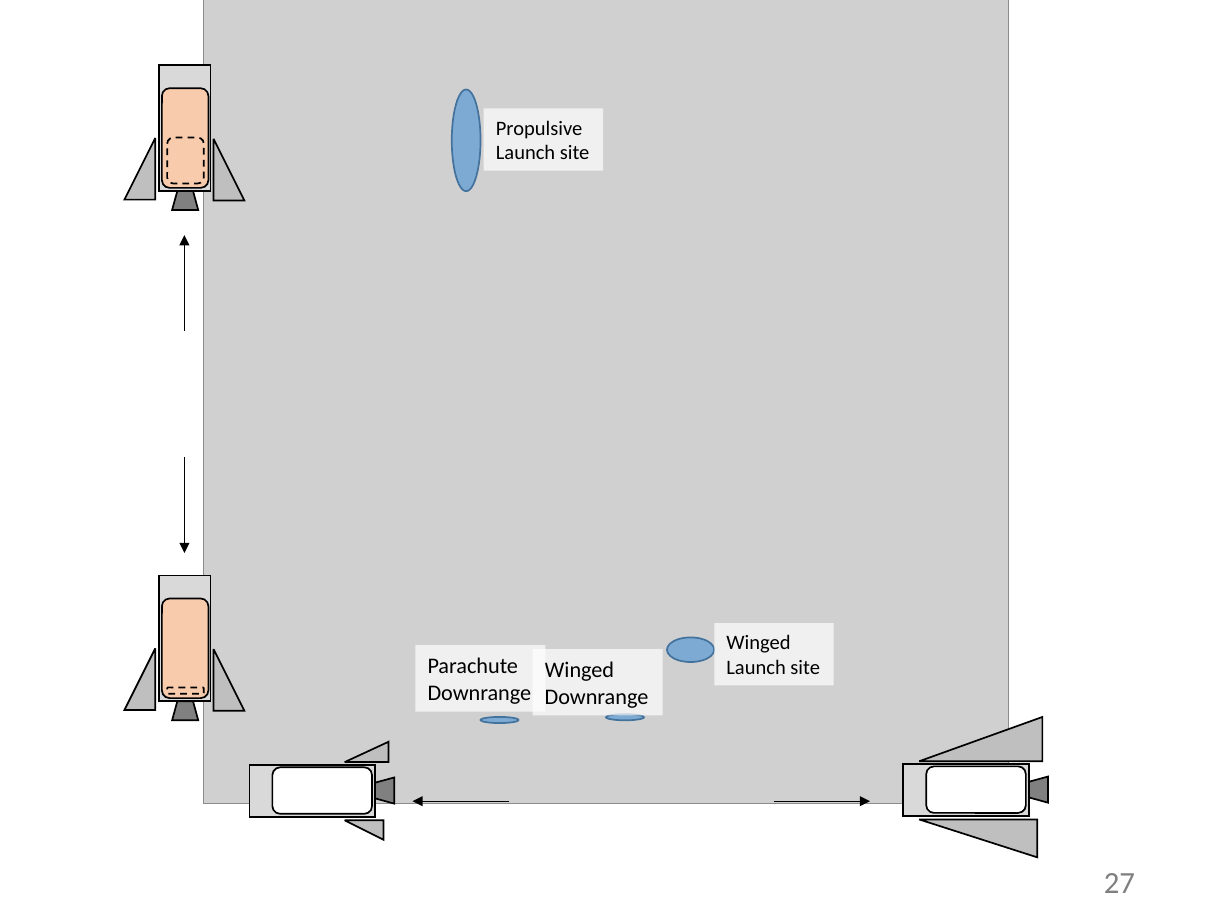
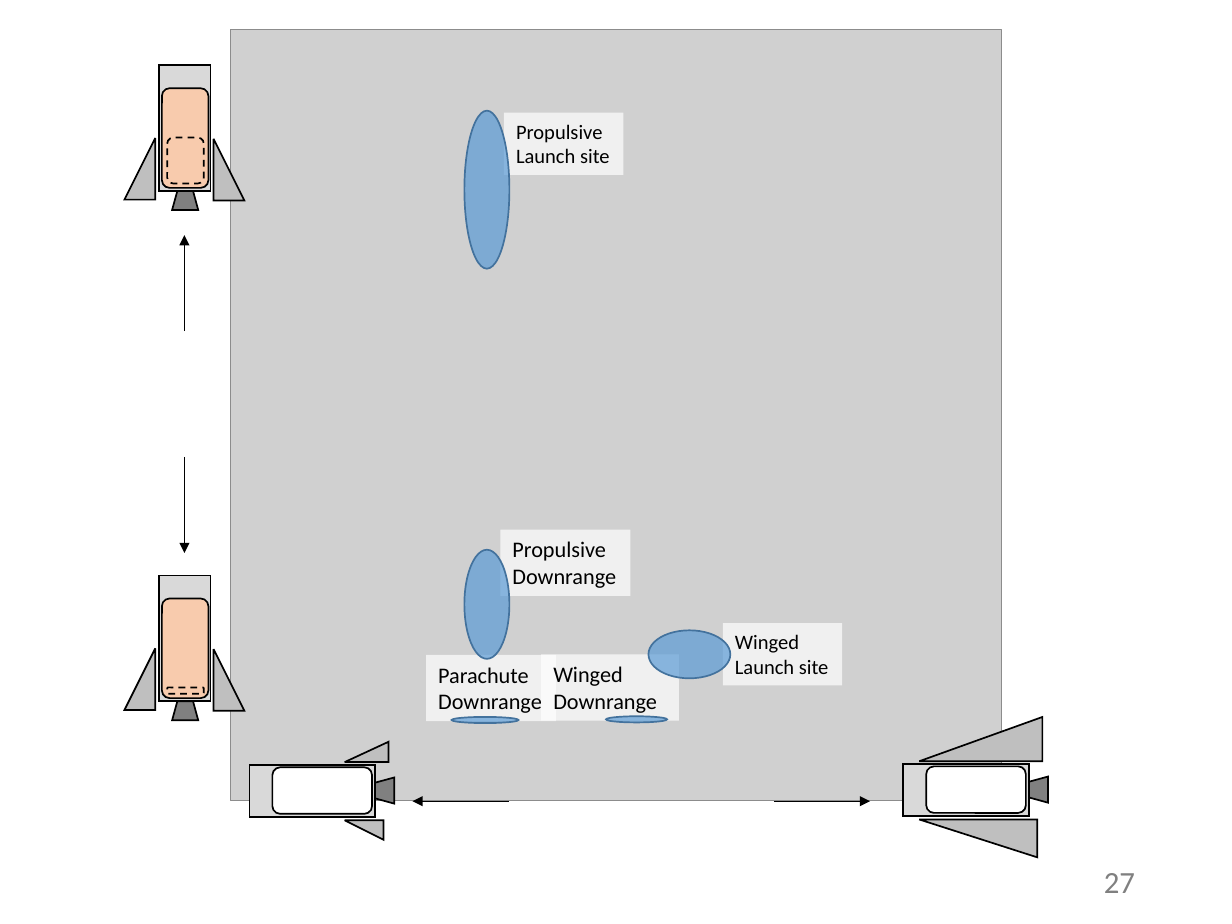
Before and after one commit to mvernacc/lvreuse, a slide deck: slide 27 of presentations/2018-09-09_presentation.pptx. Drawn at 1232x924 pixels with LibreOffice and Linux fonts; fonts in the diff are those of the drawing; grey boxes stand for pictures. Boxes give left, top, right and bottom in pixels: in the first picture for what was removed or moved away, otherwise in the second. Text is boxed around its words. In the diff, an @@ line names an element or a change of style, - is before the commit and + after.

```diff
--- a/presentations/2018-09-09_presentation.pptx
+++ b/presentations/2018-09-09_presentation.pptx
@@ picture: place and size @@
-picture at (203, 0, 1009, 804)
+picture at (230, 30, 1002, 801)
@@ ellipse: place and size @@
-ellipse at (452, 90, 480, 191)
+ellipse at (464, 111, 510, 269)
@@ rectangle "Propulsive": place and size @@
-rectangle "Propulsive" at (484, 108, 604, 170)
+rectangle "Propulsive" at (504, 113, 623, 175)
@@ rectangle added at (500, 530, 630, 596), fill #FFFFFF at 70% opacity, 13 pt, text #000000 @@
+Propulsive
+Downrange
@@ ellipse added at (464, 549, 510, 659), fill #5B9BD5 at 70% opacity, outline #43739E 1 pt @@
@@ rectangle "Winged": place and size @@
-rectangle "Winged" at (715, 623, 834, 685)
+rectangle "Winged" at (723, 623, 843, 685)
@@ rectangle "Parachute": place and size @@
-rectangle "Parachute" at (415, 646, 545, 712)
+rectangle "Parachute" at (426, 655, 556, 722)
@@ rectangle "Winged": place and size @@
-rectangle "Winged" at (532, 649, 662, 716)
+rectangle "Winged" at (541, 654, 679, 721)
@@ ellipse: place and size @@
-ellipse at (667, 637, 713, 662)
+ellipse at (648, 631, 729, 679)
@@ ellipse: place and size @@
-ellipse at (480, 717, 519, 723)
+ellipse at (452, 717, 519, 723)
@@ ellipse: place and size @@
-ellipse at (606, 715, 644, 721)
+ellipse at (606, 716, 668, 722)
```
Also in this commit, not shown: 1 slide added, 10 other files.
